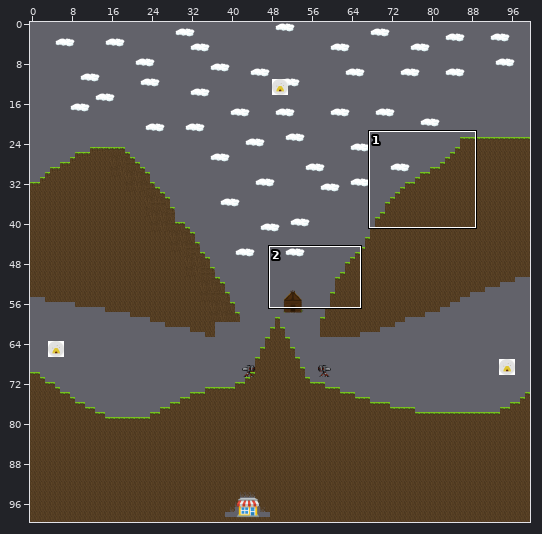
Tiled map, stored at levels/level4.tmx. Above, an overview of the earlier version with the close-up marked.
Close-up. Old version:
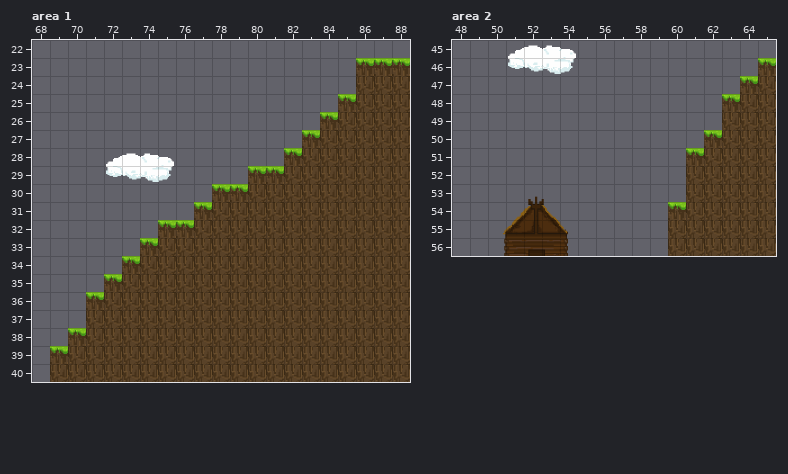
Cells are 32x32 px. Shown: area 1 x 68..88, y 22..40; area 2 x 48..65, y 45..56. The commit also changed other parts of the map, which this record leaves out.
And afterwards:
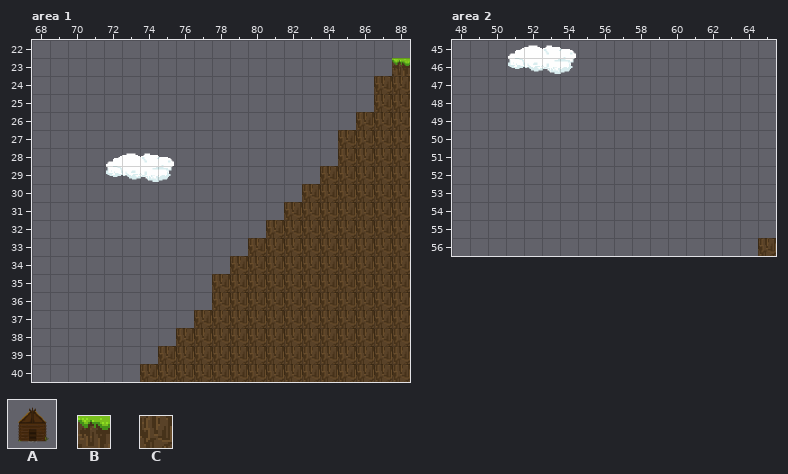
Key: from "base_items": A 3 "house"; from "tileset_platformer01": B 0, C 24.
_ is an empty cell, . an unchanged one.
Objects are placed by their top-left corner, in cells (3,4 is the top-left corner of cell 3,4); size is 1x1 cell unless given.
Diff:
--- layer "layer01", area 1
@@ x 69..87 @@
-23 .................BB
-24 .................C.
-25 ................BC.
-26 ...............BC..
-27 ..............BC...
-28 .............BCC...
-29 ...........BBCC....
-30 .........BBCCC.....
-31 ........BCCCC......
-32 ......BBCCCC.......
-33 .....BCCCCC........
-34 ....BCCCCC.........
-35 ...BCCCCC..........
-36 ..BCCCCCC..........
-37 ..CCCCCC...........
-38 .BCCCCC............
-39 BCCCCC.............
-40 CCCCC..............
+23 .................__
+24 ................._.
+25 ................__.
+26 ...............__..
+27 ..............__...
+28 .............___...
+29 ...........____....
+30 ........._____.....
+31 ........_____......
+32 ......______.......
+33 .....______........
+34 ....______.........
+35 ...______..........
+36 .._______..........
+37 ..______...........
+38 .______............
+39 ______.............
+40 _____..............
--- layer "layer01", area 2
@@ x 60..65 @@
-46 .....B
-47 ....BC
-48 ...BCC
-49 ...CCC
-50 ..BCCC
-51 .BCCCC
-52 .CCCCC
-53 .CCCCC
-54 BCCCCC
-55 CCCCCC
-56 CCCCC.
+46 ....._
+47 ....__
+48 ...___
+49 ...___
+50 ..____
+51 ._____
+52 ._____
+53 ._____
+54 ______
+55 ______
+56 _____.
--- layer "layer02", area 2
-A "base" at 49.6,52.7 size 6.1x6.5
+(outside this view)
Where, in picture pixels (left, top, right, bottom), the same in both close-ups:
removed: (50, 58, 392, 382)
removed: (668, 58, 776, 256)
old place: (503, 196, 568, 256)
